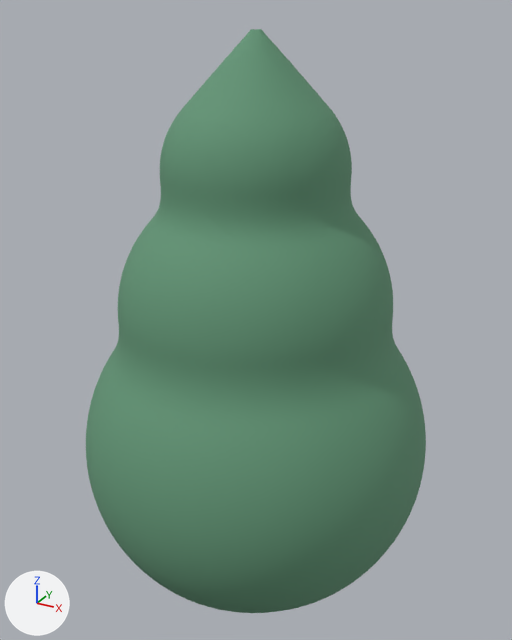
The glTF model apps/quest-universal-qr-scanner/android-mr/app/src/main/assets/models/pine2.glb as it was, and as the next commit left it.
Both versions are drawn from a 50 mm camera at (1.86, -3.39, 3.06) aimed at (0.01, -0.01, 1.37). The axes (+X, +Y, +Z) are drawn at lower left. The lights are the same throughout. The older version comes first.

The first picture shows 'pine2'.
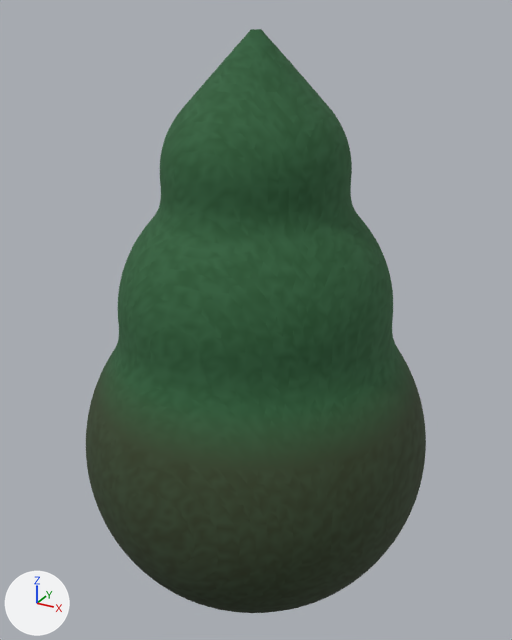
Diff of the bpy script that builds the scene:
```diff
--- a/apps/quest-universal-qr-scanner/android-mr/app/src/main/assets/models/pine2.glb.py
+++ b/apps/quest-universal-qr-scanner/android-mr/app/src/main/assets/models/pine2.glb.py
@@ mat_pine2_mat @@
 n0 = _N.new('ShaderNodeBsdfPrincipled'); n0.name = 'Principled BSDF'
-n0.inputs[0].default_value = (0.122, 0.302, 0.18, 1.0)  # 'Base Color', green #629576
-n0.inputs[2].default_value = 0.85  # 'Roughness'
+n0.inputs[2].default_value = 0.9  # 'Roughness'
 n1 = _N.new('ShaderNodeOutputMaterial'); n1.name = 'Material Output'
+n2 = _N.new('ShaderNodeMix'); n2.name = 'Mix'
+n2.data_type = 'RGBA'
+n2.blend_type = 'MULTIPLY'
+n2.inputs[0].default_value = 1.0  # 'Factor'
+n2.inputs[7].default_value = (0.122, 0.302, 0.18, 1.0)  # 'B', green #629576
+n3 = _N.new('ShaderNodeVertexColor'); n3.name = 'Color Attribute'
 _L.new(n0.outputs[0], n1.inputs[0])  # 'BSDF' to 'Surface'
+_L.new(n2.outputs[2], n0.inputs[0])  # 'Result' to 'Base Color'
+_L.new(n3.outputs[0], n2.inputs[6])  # 'Color' to 'A'
@@ me_pine2 @@
 me_pine2.from_pydata(...)  # 19040 vertices, 38076 faces; spans x -1.05..1.05, y -1.05..1.05, z -0.15..2.97
 # used by ob_pine2; location = (0.0, 0.0, 0.0)
+# me_pine2 part 1: vertex colours changed
 me_pine2.materials.append(mat_pine2_mat)
```

What differs and where, as boxes [x1, y1, x2, y2] in the pictures (512 x 640 px):
'pine2', recoloured (darker)
    both: [86, 29, 426, 613]
